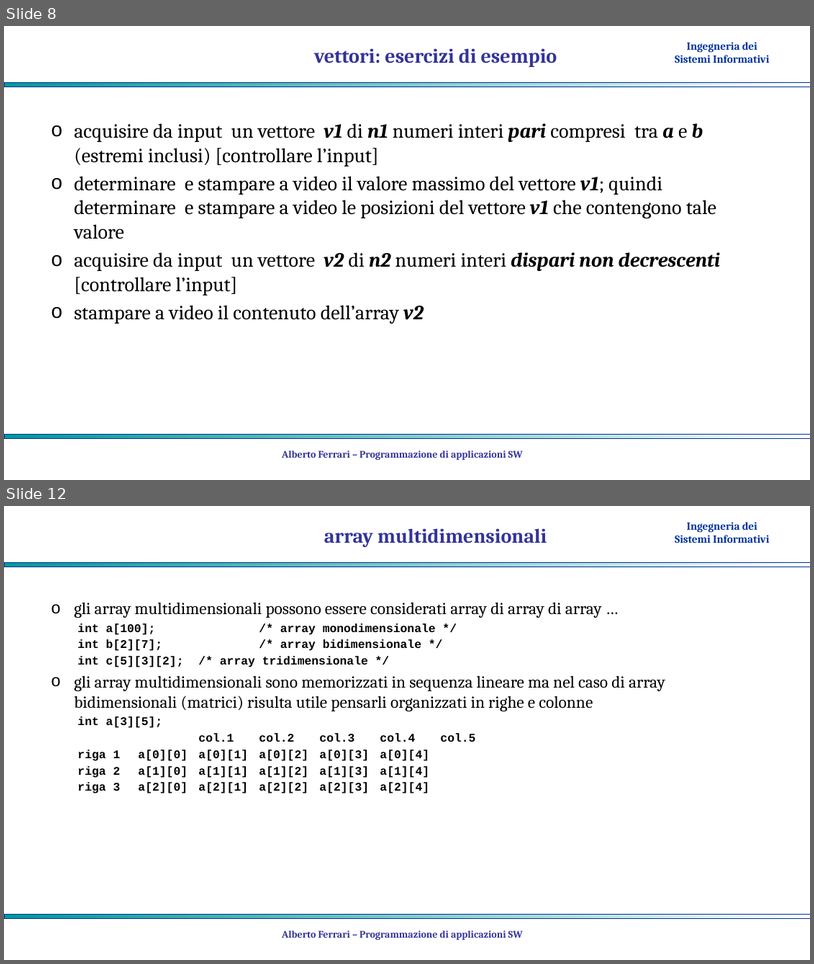
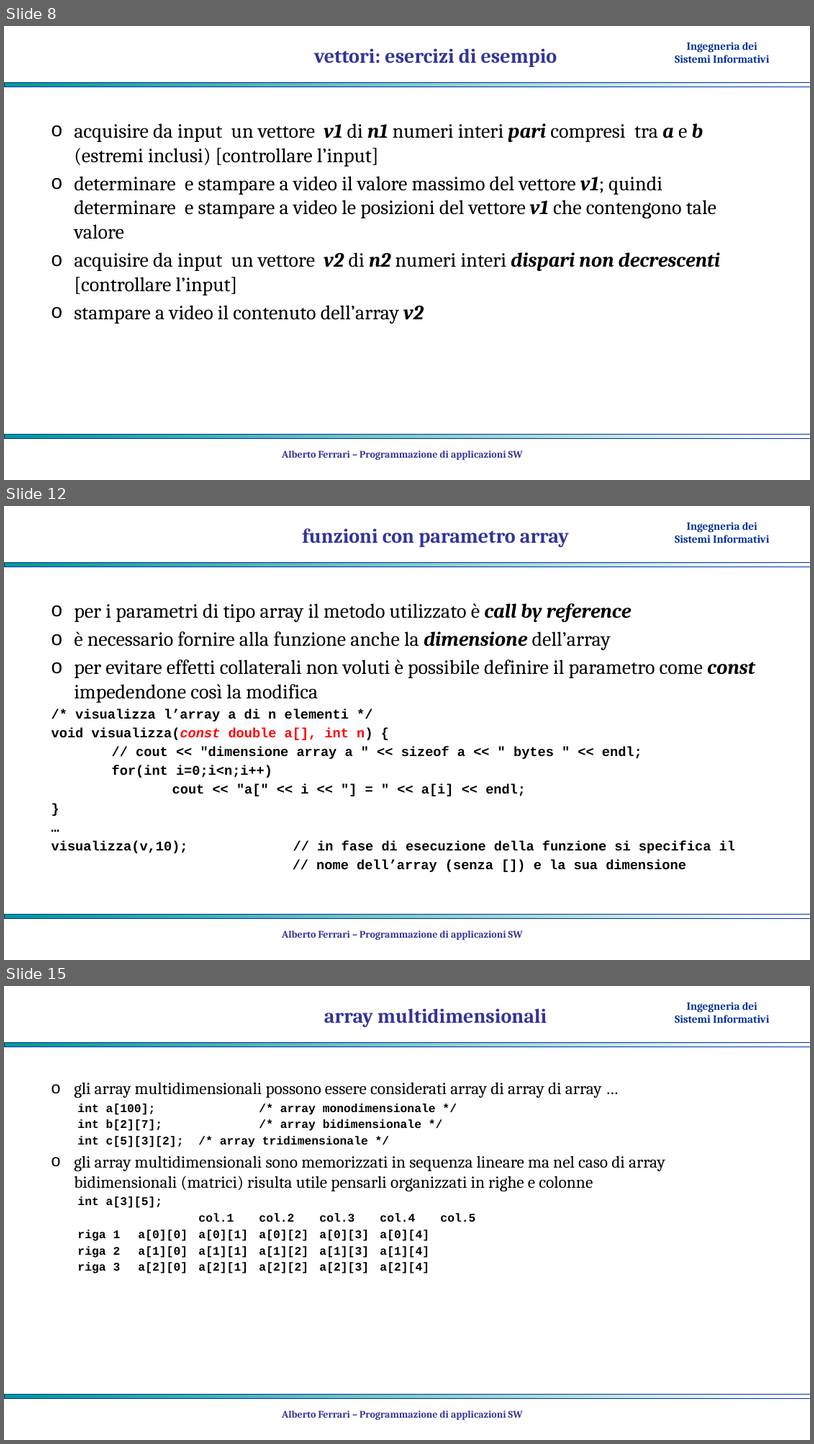
Before and after one commit to albertoferrari/pasw, a slide deck: lezioni/PASW03e - C++ dati strutturati.pptx. Shown one above the other, each under a label of ours: slides 8 and 12 before the commit, slides 8, 12 and 15 after it; the slides between them are not shown. The pictures are 814x964 and 814x1444 pixels, drawn with LibreOffice and Linux fonts; fonts in the diff are those of the drawing; background and template pictures are left out. Boxes give left, top, right and bottom in pixels: in the first picture for what was removed or moved away, otherwise in the second. Text is boxed around its words. In the diff, an @@ line names an element or a change of style, - is before the commit and + after.

```diff
--- a/lezioni/PASW03e - C++ dati strutturati.pptx
+++ b/lezioni/PASW03e - C++ dati strutturati.pptx
@@ slide 12 added at (x1=4, y1=506, x2=810, y2=960), background #FFFFFF; not listed: 3 template elements that a slide beside it also shows @@
@@ title added at (x1=302, y1=528, x2=569, y2=547), 24 pt, text #333399, bold @@
+funzioni con parametro array
@@ text added at (x1=52, y1=603, x2=756, y2=872), 16 pt, text #000000, bold @@
+o per i parametri di tipo array il metodo utilizzato è call by reference
+o è necessario fornire alla funzione anche la dimensione dell’array
+o per evitare effetti collaterali non voluti è possibile definire il parametro come const impedendone così la modifica
+/* visualizza l’array a di n elementi */
+void visualizza(const double a[], int n) {
+// cout << "dimensione array a " << sizeof a << " bytes " << endl;
+for(int i=0;i<n;i++)
+cout << "a[" << i << "] = " << a[i] << endl;
+}
+…
+visualizza(v,10); // in fase di esecuzione della funzione si specifica il
+// nome dell’array (senza []) e la sua dimensione
@@ text added at (x1=282, y1=930, x2=523, y2=939), 12 pt, text #333399, bold @@
+Alberto Ferrari – Programmazione di applicazioni SW
@@ what was slide 12 is now slide 15 @@
```
Also in this commit, not shown: 7 slides changed, 7 other slides added, 3 other files.
